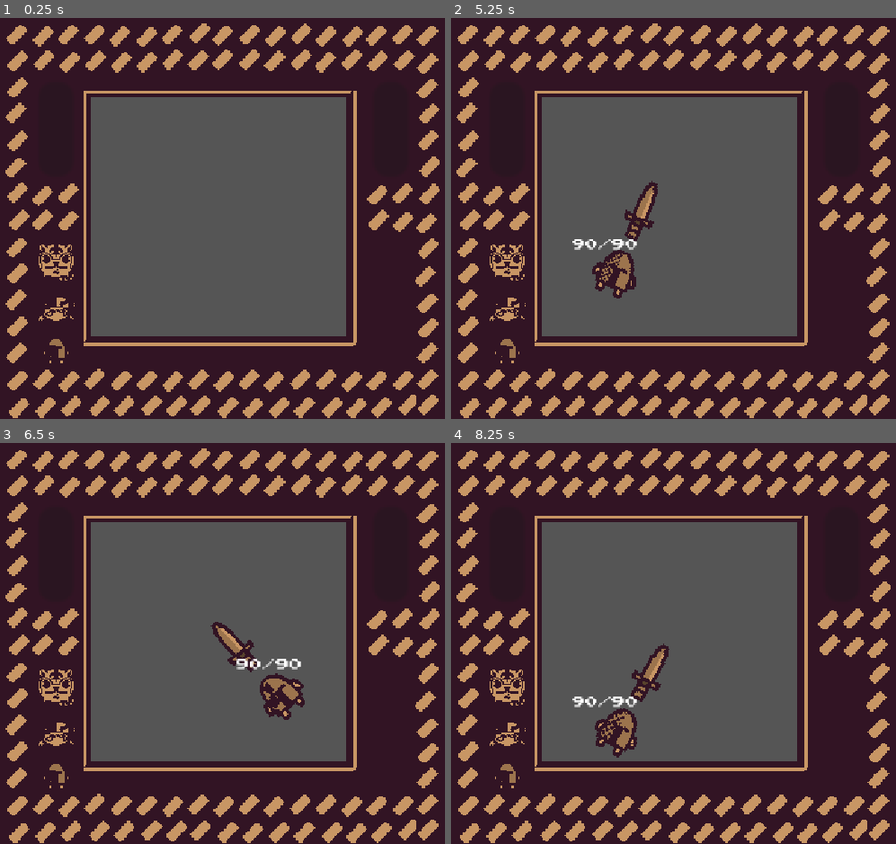
Above: before the commit, frames 1-4 (two rows, left to right).
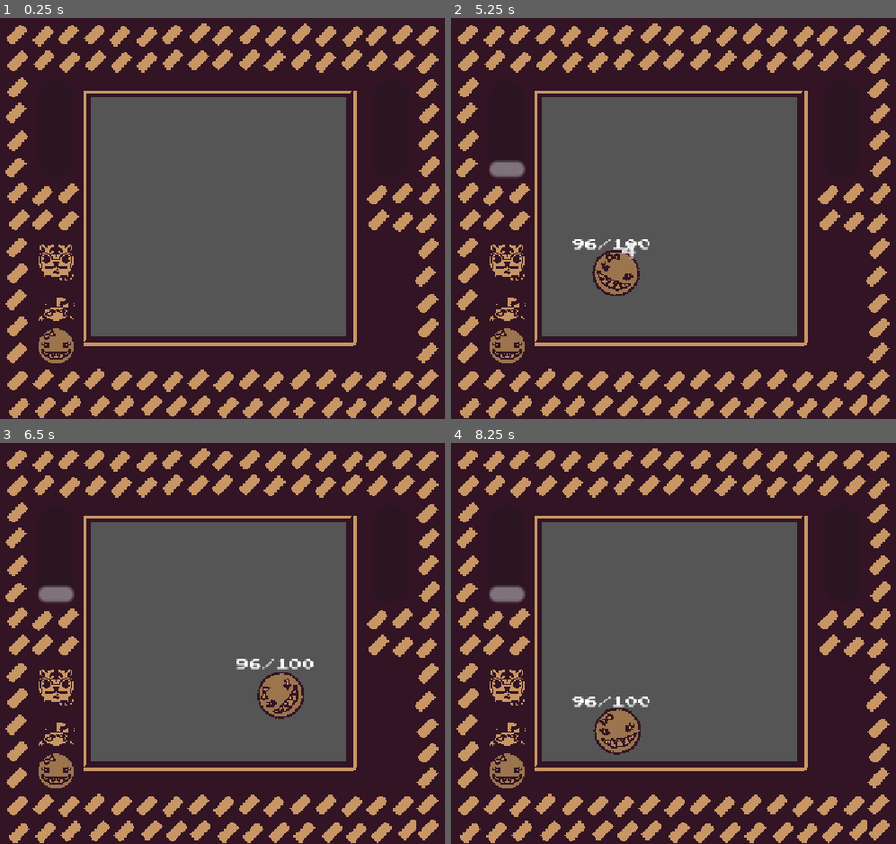
Above: after the commit, the same moments.

Repository: nusima-59487/ballbattle
Game: Godot game, scene res://main.tscn
The game is run twice, just before and just after one commit, with the same random seed, the same clock (stepped at 60 frames per second) and the same inputs. This scene is started directly instead of the project's main scene.
Inputs (mouse positions are in pixels of both pictures, inside the frame that each line leads up to):
- Up to frame 1 (0.25 s): no input
- Up to frame 2 (5.25 s): click (504, 258) at 0.5 s; click (504, 302) at 1.25 s; click (504, 346) at 2 s; tap Enter at 2.75, 4.25 s; move the mouse to (669, 214) at 2.77 s; hold Right (ui_right) 2.78-3.53 s; click (669, 214) at 2.85 s; tap Space at 3.02, 3.5, 3.77, 5 s; move the mouse to (526, 238) at 3.52 s; hold Down (ui_down) 3.53-4.28 s; click (526, 238) at 3.6 s; move the mouse to (740, 126) at 4.27 s; hold Right (ui_right) 4.28-5.03 s; click (740, 126) at 4.35 s; move the mouse to (633, 298) at 5.02 s; hold Up (ui_up) from 5.03 s (still down); click (633, 298) at 5.1 s
- Up to frame 3 (6.5 s): tap Space at 5.27, 6.02 s; move the mouse to (173, 547) at 5.77 s; release Up (ui_up) at 5.78 s; hold Left (ui_left) from 5.78 s (still down); click (173, 547) at 5.85 s
- Up to frame 4 (8.25 s): move the mouse to (455, 579) at 6.52 s; click (455, 579) at 6.6 s; tap Space at 6.77 s; move the mouse to (704, 643) at 7.27 s; release Left (ui_left) at 7.28 s; hold Down (ui_down) 7.28-8.03 s; click (704, 643) at 7.35 s; move the mouse to (562, 539) at 8.02 s; hold Right (ui_right) from 8.03 s (still down); click (562, 539) at 8.1 s

The runs differ from the first frame. In frame 1, 0.3% of the frame differs, in the area x 8-17%, y 77-87%; in frame 2, 2.0%, in the area x 8-47%, y 35-87%; in frame 3, 1.9%; in frame 4, 2.0%.
Error in both runs: Out of bounds get index '0' (on base: 'Array[String]') (res://scripts/battle.gd:46)

Commit message:
lovity

Diff:
--- /dev/null
+++ b/balls/lovity_ball.tscn
@@ -0,0 +1,115 @@
+[gd_scene format=3 uid="uid://b7jeq0choxe6c"]
+
+[ext_resource type="PackedScene" uid="uid://bbifnmfg1l65u" path="res://scripts/ball.tscn" id="1_ipxcp"]
+[ext_resource type="Script" uid="uid://bom0pocgkgyic" path="res://scripts/health_sys.gd" id="2_vbdu3"]
+[ext_resource type="PackedScene" uid="uid://ckea26xkcx8ud" path="res://skills/contact.tscn" id="3_8rgyr"]
+[ext_resource type="Script" uid="uid://ct0g25v6va47h" path="res://scripts/skills/lovity.gd" id="4_lovity"]
+[ext_resource type="Texture2D" uid="uid://ckvmu6t2xsnm1" path="res://assets/lovity.png" id="5_8rgyr"]
+[ext_resource type="Script" uid="uid://d2at05p3o5do7" path="res://popup_heart.gd" id="5_llj6p"]
+[ext_resource type="Script" uid="uid://vxfk5vcvk8j1" path="res://scripts/ults/verity.gd" id="5_vwf2m"]
+[ext_resource type="Texture2D" uid="uid://jl0vi3xoscle" path="res://assets/New Piskel (11).png" id="6_llj6p"]
+
+[sub_resource type="Resource" id="Resource_lquwl"]
+script = ExtResource("2_vbdu3")
+metadata/_custom_type_script = "uid://bom0pocgkgyic"
+
+[sub_resource type="Animation" id="Animation_vwf2m"]
+length = 0.001
+tracks/0/type = "value"
+tracks/0/imported = false
+tracks/0/enabled = true
+tracks/0/path = NodePath("Sprite2D:position")
+tracks/0/interp = 1
+tracks/0/loop_wrap = true
+tracks/0/keys = {
+"times": PackedFloat32Array(0),
+"transitions": PackedFloat32Array(1),
+"update": 0,
+"values": [Vector2(19, 33)]
+}
+tracks/1/type = "value"
+tracks/1/imported = false
+tracks/1/enabled = true
+tracks/1/path = NodePath("Sprite2D:modulate")
+tracks/1/interp = 1
+tracks/1/loop_wrap = true
+tracks/1/keys = {
+"times": PackedFloat32Array(0),
+"transitions": PackedFloat32Array(1),
+"update": 0,
+"values": [Color(1, 1, 1, 1)]
+}
+
+[sub_resource type="Animation" id="Animation_f6m3q"]
+resource_name = "pop"
+length = 1.3
+tracks/0/type = "value"
+tracks/0/imported = false
+tracks/0/enabled = true
+tracks/0/path = NodePath("Sprite2D:position")
+tracks/0/interp = 1
+tracks/0/loop_wrap = true
+tracks/0/keys = {
+"times": PackedFloat32Array(0, 0.73333335),
+"transitions": PackedFloat32Array(3.8637378, 1),
+"update": 0,
+"values": [Vector2(19, 33), Vector2(19, 6)]
+}
+tracks/1/type = "value"
+tracks/1/imported = false
+tracks/1/enabled = true
+tracks/1/path = NodePath("Sprite2D:modulate")
+tracks/1/interp = 1
+tracks/1/loop_wrap = true
+tracks/1/keys = {
+"times": PackedFloat32Array(0.0009999999, 1.0333333),
+"transitions": PackedFloat32Array(1.1486986, 1.9318736),
+"update": 0,
+"values": [Color(1, 1, 1, 1), Color(1, 1, 1, 0.25490198)]
+}
+
+[sub_resource type="AnimationLibrary" id="AnimationLibrary_s7bqw"]
+_data = {
+&"RESET": SubResource("Animation_vwf2m"),
+&"pop": SubResource("Animation_f6m3q")
+}
+
+[node name="VerityBall" unique_id=292186705 node_paths=PackedStringArray("skill") instance=ExtResource("1_ipxcp")]
+mass = 0.5
+healthComponent = SubResource("Resource_lquwl")
+speed = 120
+initialAngle = 234.0
+angularVelocity = 4
+baseDamage = 4
+ballName = "Verity"
+skill = NodePath("Contact")
+
+[node name="Sprite2D" type="Sprite2D" parent="." index="1" unique_id=570881704]
+scale = Vector2(0.30468753, 0.30468753)
+texture = ExtResource("5_8rgyr")
+
+[node name="UltNode" parent="." index="3" unique_id=1371526384]
+script = ExtResource("5_vwf2m")
+
+[node name="Node2D" parent="." index="4" unique_id=363012492]
+visible = false
+
+[node name="heart" type="Node2D" parent="." index="5" unique_id=528749363]
+visible = false
+modulate = Color(6.738305e-07, 0.61265546, 0.28009963, 1)
+top_level = true
+position = Vector2(-19, -32)
+script = ExtResource("5_llj6p")
+
+[node name="Sprite2D" type="Sprite2D" parent="heart" index="0" unique_id=372810004]
+position = Vector2(19, 33)
+scale = Vector2(0.28125, 0.296875)
+texture = ExtResource("6_llj6p")
+
+[node name="AnimationPlayer" type="AnimationPlayer" parent="heart" index="1" unique_id=1525995672]
+libraries/ = SubResource("AnimationLibrary_s7bqw")
+
+[node name="Contact" parent="." index="6" unique_id=2086127598 node_paths=PackedStringArray("num", "heal") instance=ExtResource("3_8rgyr")]
+script = ExtResource("4_lovity")
+num = NodePath("../Node2D")
+heal = NodePath("../heart")
--- a/popup.gd
+++ b/popup.gd
@@ -16,12 +16,13 @@
 @export var friction: float = 15
 var shift_direction: Vector2 = Vector2.ZERO
 @onready var ball: Ball = $".."
-@onready var label: Label = $Label
+@onready var label: Label = get_node_or_null("Label") as Label
 @onready var animation_player: AnimationPlayer = $AnimationPlayer
 
 
 func popup(damage: String, popup_direction: Vector2 = Vector2.ZERO) -> void:
-	label.text = str(damage)
+	if label:
+		label.text = str(damage)
 	global_position = ball.global_position
 	modulate = ball.modulate
 	animation_player.play("pop")
--- /dev/null
+++ b/popup_heart.gd
@@ -0,0 +1,28 @@
+extends NumberPopup
+
+'''
+Node2D
+-> Label
+-> AnimationPlayer
+
+Have an animation that makes it scale up really fast,
+then turn transparent and scale down
+
+If you are going to spawn a lot, create a manager with a pool of numbers!
+'''
+
+
+
+
+func popup(damage: String, popup_direction: Vector2 = Vector2.ZERO) -> void:
+	global_position = ball.global_position - Vector2(30,30)
+	modulate = ball.modulate
+	animation_player.play("pop")
+	await animation_player.animation_finished
+	visible = false
+	shift_direction += popup_direction
+
+
+func _process(delta: float) -> void:
+	global_position += speed * shift_direction * delta
+	speed = max(speed - friction * delta, 0)
--- a/scripts/battle.gd
+++ b/scripts/battle.gd
@@ -43,7 +43,7 @@
 
 
 func spawn_enemy_ball(idx: int):
-	var enemy_ball_tscn = load("res://balls/" + GameInstance.current_enemy_balls[0] + "_ball.tscn");
+	var enemy_ball_tscn = load("res://balls/" + GameInstance.current_enemy_balls[idx] + "_ball.tscn");
 	enemy_ball = enemy_ball_tscn.instantiate();
 	var spawn_position = Vector2.ZERO;
 	enemy_ball.healthComponent = enemy_ball.healthComponent.duplicate_deep(Resource.DEEP_DUPLICATE_ALL)
--- a/scripts/game_instance.gd
+++ b/scripts/game_instance.gd
@@ -1,7 +1,7 @@
 extends Node
 
 var player_balls_available: Array[String] = []
-var player_balls_lineup: Array[String] = ["bijabilli", "angler","summon_knight"]
+var player_balls_lineup: Array[String] = ["bijabilli", "angler","lovity"]
 
 var current_enemy_balls: Array[String];
 
--- /dev/null
+++ b/scripts/skills/lovity.gd
@@ -0,0 +1,48 @@
+extends Skill
+
+@export var num: NumberPopup
+@export var heal: NumberPopup
+@onready var parent: Ball = $".."
+@onready var hitray: ShapeCast2D = $ShapeCast2D
+var result: Dictionary
+# Called when the node enters the scene tree for the first time.
+func _ready() -> void:
+	pass
+
+# Called every frame. 'delta' is the elapsed time since the previous frame.
+func _process(delta: float) -> void:
+	hitray.global_position = parent.global_position
+	hitray.target_position = Vector2.from_angle(parent.linear_velocity.angle()) * 40
+# class_specific
+@onready var area_2d: Area2D = $Area2D
+var basedmg: int;
+
+func activate(dmg: int, arg: Dictionary[String, int] = {}) -> void:
+	area_2d.body_entered.connect(ontouch);
+	basedmg = dmg;
+func deactivate() -> void:
+	area_2d.body_entered.disconnect(ontouch);
+func fire() -> void:
+	pass
+
+func ontouch(body: Node2D):
+	if body is Ball:
+		for i in hitray.get_collision_count():
+			if hitray.get_collider(i) == body:
+				if body.vincibility:
+					var heal_amount := mini(
+						basedmg / 2,
+						parent.healthComponent.baseHealth - parent.healthComponent.health
+					)
+					num.visible = true
+
+					num.popup(str(basedmg))
+					parent.ult_gauge_percentage += absi(int(1.25*basedmg))
+					if heal_amount > 0:
+						parent.healthComponent.heal(heal_amount)
+						if heal:
+							heal.visible = true
+							heal.popup("+" + str(heal_amount))
+				body.healthComponent.damage(basedmg, body.vincibility)
+				fired.emit()
+				return
Binary file added: assets/New Piskel (11).png
Not shown, added: assets/New Piskel (11).png.import
Binary file added: assets/lovity.png
Not shown, added: assets/lovity.png.import
Not shown, added: popup_heart.gd.uid
Not shown, added: scripts/skills/lovity.gd.uid
Not shown, added: main.tscn53023628858.tmp
Not shown, added: main.tscn53028081218.tmp
Not shown, added: main.tscn53055764078.tmp
